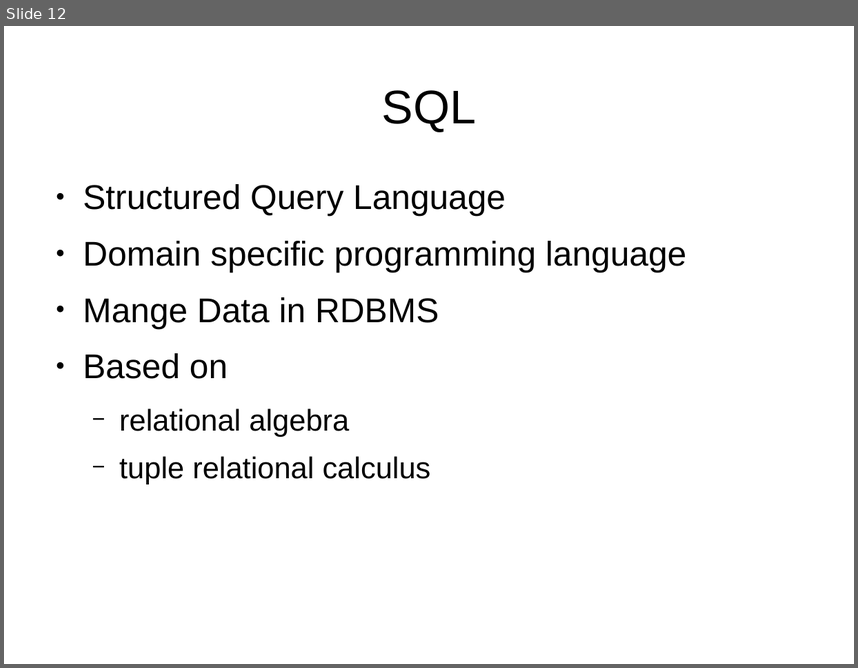
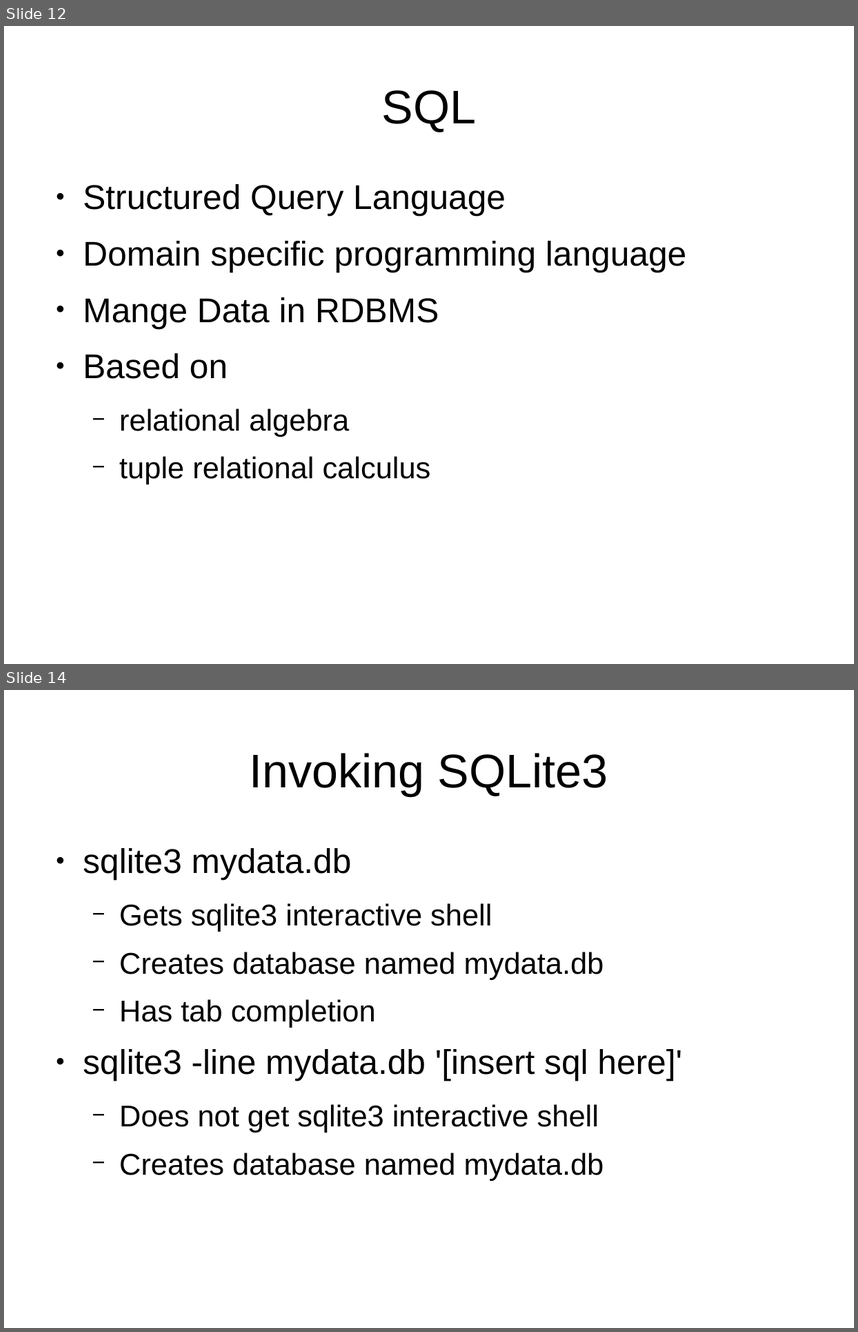
Before and after one commit to Oflameo/intro_to_databases_with_sqlite3, a slide deck: intro_to_databases_with_sqlite3.odp. Shown one above the other, each under a label of ours: slide 12 before the commit, slides 12 and 14 after it; the slides between them are not shown. The pictures are 858x668 and 858x1332 pixels, drawn with LibreOffice and Linux fonts; fonts in the diff are those of the drawing. Boxes give left, top, right and bottom in pixels: in the first picture for what was removed or moved away, otherwise in the second. Text is boxed around its words. In the diff, an @@ line names an element or a change of style, - is before the commit and + after.

Commit message:
I have soome sql inserts that work.

```diff
--- a/intro_to_databases_with_sqlite3.odp
+++ b/intro_to_databases_with_sqlite3.odp
@@ slide 14 added at box(4, 690, 854, 1328), background #FFFFFF @@
@@ title added at box(250, 753, 608, 796), 44 pt, text #000000 @@
+Invoking SQLite3
@@ text added at box(83, 848, 682, 1181), 28 pt, text #000000 @@
+● sqlite3 mydata.db
+  − Gets sqlite3 interactive shell
+  − Creates database named mydata.db
+  − Has tab completion
+● sqlite3 -line mydata.db '[insert sql here]'
+  − Does not get sqlite3 interactive shell
+  − Creates database named mydata.db
```
Also in this commit, not shown: 2 slides changed, 1 other slide added, 1 slide removed, 1 other file.
